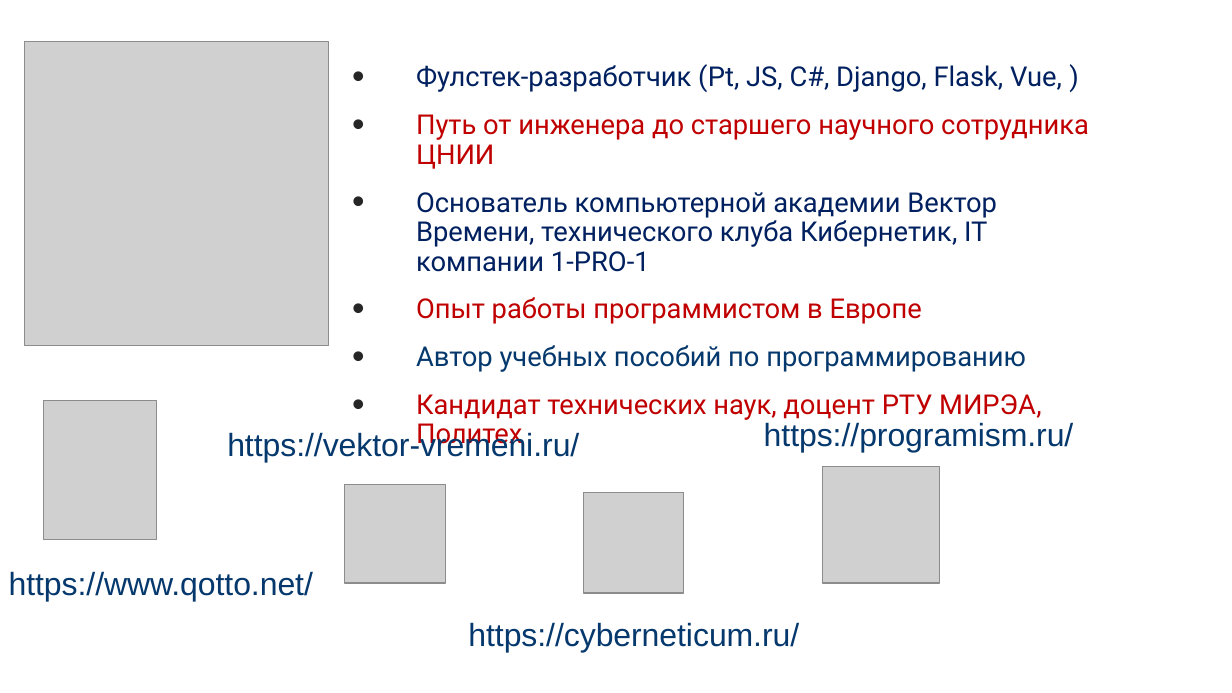
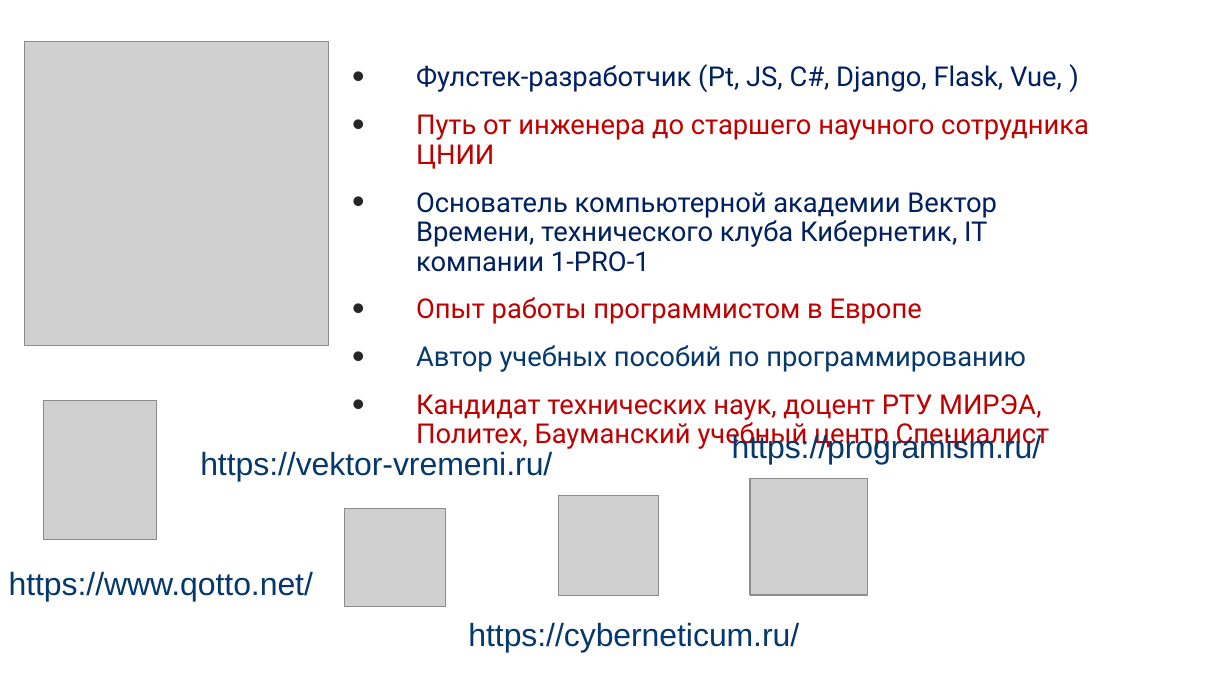
Before and after one commit to nesrv/postgresql-dev1, a slide deck: slide 2 of for_students/DAY-1/ppt/dev1_00.pptx. Drawn at 1232x693 pixels with LibreOffice and Linux fonts; fonts in the diff are those of the drawing; grey boxes stand for pictures; background and template pictures are left out. Boxes give left, top, right and bottom in pixels: in the first picture for what was removed or moved away, otherwise in the second. Text is boxed around its words. In the diff, an @@ line names an element or a change of style, - is before the commit and + after.

```diff
--- a/for_students/DAY-1/ppt/dev1_00.pptx
+++ b/for_students/DAY-1/ppt/dev1_00.pptx
@@ text at (416, 394, 1050, 450): text changed @@
-• Кандидат технических наук, доцент РТУ МИРЭА, Политех
+• Кандидат технических наук, доцент РТУ МИРЭА, Политех, Бауманский учебный центр Специалист
@@ text "https://vektor-vremeni.ru/": place and size @@
-text "https://vektor-vremeni.ru/" at (227, 431, 579, 463)
+text "https://vektor-vremeni.ru/" at (200, 451, 552, 481)
@@ text "https://programism.ru/": place and size @@
-text "https://programism.ru/" at (764, 422, 1074, 452)
+text "https://programism.ru/" at (732, 433, 1042, 465)
@@ picture: place and size @@
-picture at (822, 467, 939, 584)
+picture at (750, 479, 867, 596)
@@ picture: place and size @@
-picture at (345, 484, 446, 583)
+picture at (345, 509, 446, 607)
@@ picture: place and size @@
-picture at (584, 493, 684, 593)
+picture at (558, 495, 658, 595)
```
Also in this commit, not shown: 1 other file.
